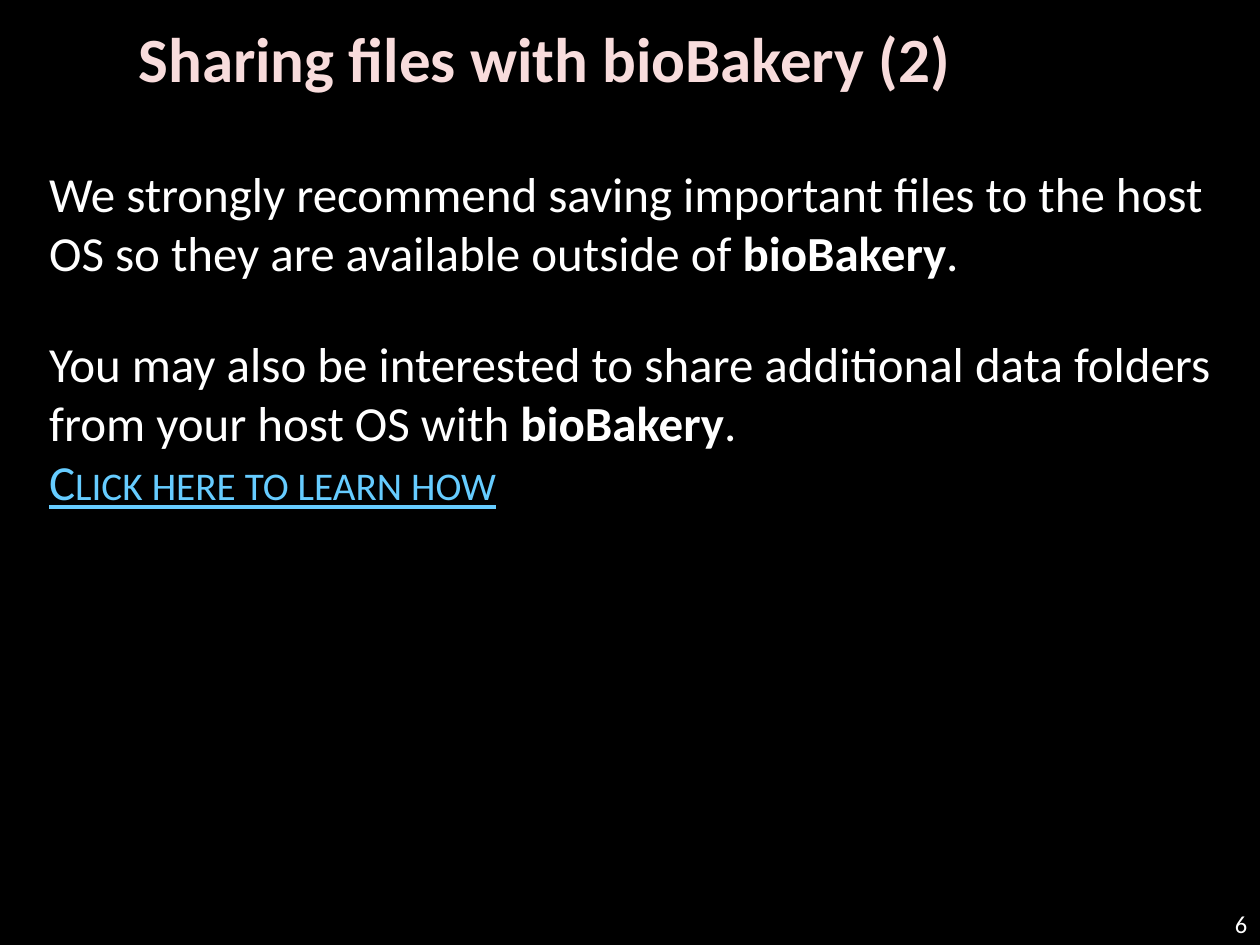
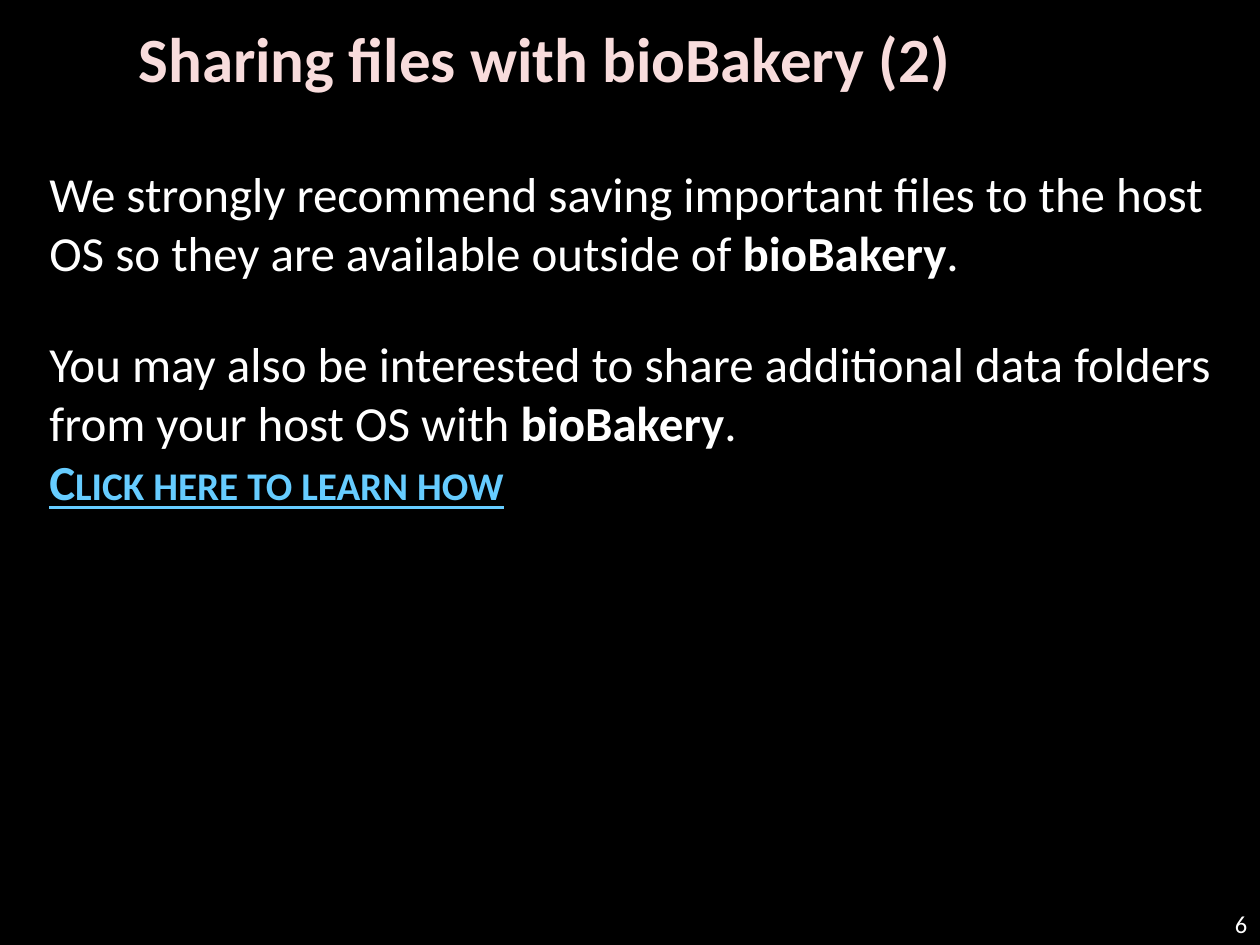
Before and after one commit to biobakery/biobakery, a slide deck: slide 6 of vagrant/biobakery-gui/WELCOME.pptx. Drawn at 1260x945 pixels with LibreOffice and Linux fonts; fonts in the diff are those of the drawing; background and template pictures are left out. Boxes give left, top, right and bottom in pixels: in the first picture for what was removed or moved away, otherwise in the second. Text is boxed around its words. In the diff, an @@ line names an element or a change of style, - is before the commit and + after.

```diff
--- a/vagrant/biobakery-gui/WELCOME.pptx
+++ b/vagrant/biobakery-gui/WELCOME.pptx
@@ text "We strongly recommend saving important ..." at [49,178,1210,509]: bold on in "Click here to learn how"; less space between paragraphs @@
```
Also in this commit, not shown: 9 other slides changed, 1 other file.
